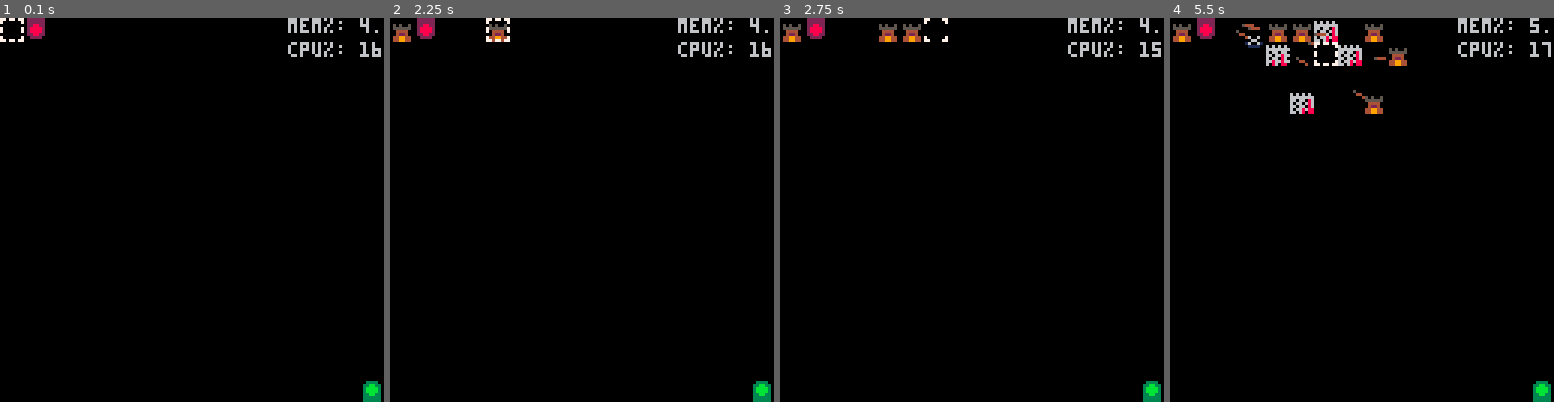
Above: before the commit, frames 1-4 (left to right).
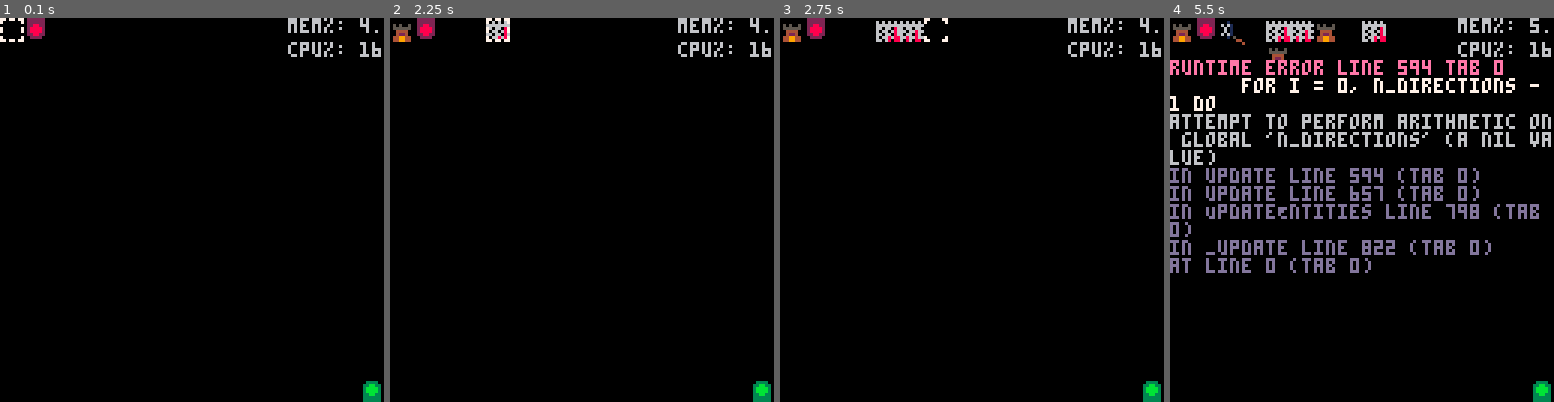
Above: after the commit, the same moments.

Repository: ClaytonKnittel/pico8-test
Game: PICO-8 cartridge clatt.p8
Two runs of this game, one before a commit and one after it. Both use one fixed random seed, a clock stepped at 60 frames per second and the inputs below.
Inputs:
- Up to frame 1 (0.1 s): no input
- Up to frame 2 (2.25 s): tap X (X key) at 0.33, 1.07, 1.85 s; tap O (Z key) at 0.7, 1.7, 2.1 s; hold Right 1.6-2.1 s; hold Up from 2.15 s (still down)
- Up to frame 3 (2.75 s): release Up at 2.42 s; hold Right from 2.47 s (still down); tap O (Z key) at 2.5 s
- Up to frame 4 (5.5 s): tap O (Z key) every 0.4 s from 2.9 to 5.3 s; tap X (X key) at 2.97, 4.08, 5.2 s; release Right at 3.03 s; hold Left 3.08-3.58 s; hold Down 3.63-3.97 s; hold Right 4.02-4.68 s; hold Up 4.73-5.03 s; hold Left from 5.08 s (still down)

Frame 1 is identical in both runs. In frame 2, 0.2% of the frame differs, in the area x 25-32%, y 0-7%; in frame 3, 0.6%; in frame 4, 15%, in the area x 0-100%, y 0-67%.
Error after the commit: runtime error line 594 tab 0; for i = 0, n_directions - 1 do; attempt to perform arithmetic on global 'n_directions' (a nil value)

Commit message:
pinwheel

Diff:
--- a/clatt.p8
+++ b/clatt.p8
@@ -45,7 +45,7 @@
   ENEMY_HOLD = 4,
   ARCHER = 5,
   ENEMY = 6,
-  PINWHEEL=7
+  PINWHEEL = 7
 }
 
 selected_tower = TypeId.WALL
@@ -349,7 +349,6 @@
     return result
   end
 
-  -- Not local since it does not capture anything
   function arrow_sprite(dir)
     local flip_x = false
     local flip_y = false
@@ -522,11 +520,11 @@
 function MakeArcher(pos)
   local archer = {}
 
-  local range = 10
+  local range = 4
   local fire_rate = 10
   local fire_rate_cooldown = 0
   local frames = 0
-  local espp_rate = 0.15 -- IRS max
+  local espp_rate = 0.15
 
   function archer.update()
     local result = {
@@ -535,13 +533,12 @@
     frames += 1
 
     if fire_rate_cooldown == 0 then
-      -- find target enemy
-      target_enemy = nil
-      target_enemy_distance = 32
+      local target_enemy = nil
+      local target_enemy_distance = 32
       for _, entity in entity_map.entities() do
         if entity.type_id() == TypeId.ENEMY then
-          enemy_pos = entity.pos()
-          enemy_distance = PosMagnitude(PosSub(enemy_pos, archer.pos()))
+          local enemy_pos = entity.pos()
+          local enemy_distance = PosMagnitude(PosSub(enemy_pos, archer.pos()))
           if enemy_distance < range then
             if enemy_distance < target_enemy_distance then
               target_enemy_distance = enemy_distance
@@ -551,7 +548,6 @@
         end
       end
 
-      -- brrrrr
       if target_enemy ~= nil then
         local function spawn_arrow()
           return MakeArrow(archer.pos(), target_enemy.pos())
@@ -568,7 +564,7 @@
   end
 
   function archer.draw()
-    -- pass
+    -- handled via map tiles
   end
 
   function archer.type_id()
@@ -582,62 +578,60 @@
   return archer
 end
 
--- function MakePinwheel(pos)
---   local pinwheel = {}
-
---   local range = 10
---   local fire_rate = 5
---   local fire_rate_cooldown = 0
---   local frames = 0
---   local radius = 5
---   local direction_idx = 0
---   local n_directions = 8
-
---   function pinwheel.update()
---     local result = {
---       should_erase = false,
---     }
---     frames += 1
-
---     if fire_rate_cooldown == 0 then
---       -- brrrrr
---       if direction_idx == 0:
---         target_pos = {x=0, y=-1}
-
-
-
---       target_pos = pinwheel.pos() + target_pos
-
-
---       local function spawn_arrow()
---         return MakeArrow(pinwheel.pos(), target_enemy.pos())
---       end
---       entity_map.try_spawn(spawn_arrow)
-
---       fire_rate_cooldown = fire_rate
-
---       direction_idx = (direction_idx + 1) % n_directions
---     else
---       fire_rate_cooldown -= 1
---     end
-
---     return result
---   end
-
---   function pinwheel.draw()
---     -- pass
---   end
-
---   function pinwheel.type_id()
---     return TypeId.PINWHEEL
---   end
-
---   function pinwheel.pos()
---     return pos
---   end
-
---   return pinwheel
--- end
+function MakePinwheel(pos)
+  local pinwheel = {}
+
+  local fire_rate = 2
+  local fire_rate_cooldown = 0
+  local frames = 0
+  local range = 16
+  local spin_rate = 150
+
+  function pinwheel.update()
+    local result = {
+      should_erase = false,
+    }
+    frames += 1
+
+    if fire_rate_cooldown == 0 then
+      for i = 0, n_directions - 1 do
+        local angle_offset = i / n_directions
+        local spin_angle = (frames % spin_rate) / spin_rate
+        local angle = angle_offset + spin_angle
+
+        local pos_x = cos(angle)
+        local pos_y = sin(angle)
+
+        local offset_pos = { x = range * pos_x, y = range * pos_y }
+        local target_pos = PosAdd(pinwheel.pos(), offset_pos)
+
+        local function spawn_arrow()
+          return MakeArrow(pinwheel.pos(), target_pos)
+        end
+        entity_map.try_spawn(spawn_arrow)
+      end
+      fire_rate_cooldown = fire_rate
+    else
+      fire_rate_cooldown -= 1
+    end
+
+    return result
+  end
+
+  function pinwheel.draw()
+    -- handled via map tiles
+  end
+
+  function pinwheel.type_id()
+    return TypeId.PINWHEEL
+  end
+
+  function pinwheel.pos()
+    return pos
+  end
+
+  return pinwheel
+end
 
 function MakeEntityMap()
   entity_map = {}
@@ -716,14 +710,23 @@
 
     if grid_tile_type == TypeId.EMPTY then
       local added = grid.try_set_tile(cursor_pos, selected_tower_type)
-      if added and selected_tower_type == TypeId.ARCHER then
-        archer_pos_x = cursor_pos.x + 0.5
-        archer_pos_y = cursor_pos.y + 0.5
-        archer_pos = {x=archer_pos_x, y=archer_pos_y}
-        local function spawn_archer()
-          return MakeArcher(archer_pos)
+      if added then
+        local tower_center_x = cursor_pos.x + 0.5
+        local tower_center_y = cursor_pos.y + 0.5
+        local tower_pos = {x=tower_center_x, y=tower_center_y}
+
+        -- FIXED: Unnested structural tower spawning checks so Pinwheel correctly instantiates background entity loop
+        if selected_tower_type == TypeId.ARCHER then
+          local function spawn_archer()
+            return MakeArcher(tower_pos)
+          end
+          assert(entity_map.try_spawn(spawn_archer))
+        elseif selected_tower_type == TypeId.PINWHEEL then
+          local function spawn_pinwheel()
+            return MakePinwheel(tower_pos)
+          end
+          assert(entity_map.try_spawn(spawn_pinwheel))
         end
-        assert(entity_map.try_spawn(spawn_archer))
       end
     elseif grid_tile_type == selected_tower_type then
       assert(grid.try_set_tile(cursor_pos, TypeId.EMPTY))
@@ -734,8 +737,9 @@
   if Pressed(BTN_X) then
     if selected_tower == TypeId.WALL then
       selected_tower = TypeId.ARCHER
+    elseif selected_tower == TypeId.ARCHER then
+      selected_tower = TypeId.PINWHEEL
     else
-      assert(selected_tower == TypeId.ARCHER)
       selected_tower = TypeId.WALL
     end
   end
@@ -761,6 +765,8 @@
         id = TileSpriteId.EXIT
       elseif tile == TypeId.ARCHER then
         id = TileSpriteId.ARCHER
+      elseif tile == TypeId.PINWHEEL then
+        id = TileSpriteId.PINWHEEL
       elseif tile == TypeId.ENEMY_HOLD then
         id = 36
       else
@@ -778,8 +784,6 @@
           assert(dir == nil)
           goto continue
         end
-
-        -- goto continue
       end
 
       if not DEBUG_DISPLAY_DIR_MAP and id >= 32 then
@@ -817,13 +821,13 @@
 end
 
 function _update()
-  cls(0)
   UpdateInput()
   UpdateEntities()
   time += 1
 end
 
 function _draw()
+  cls(0)
   DrawGrid()
   DrawEntities()
   DrawCursor()
